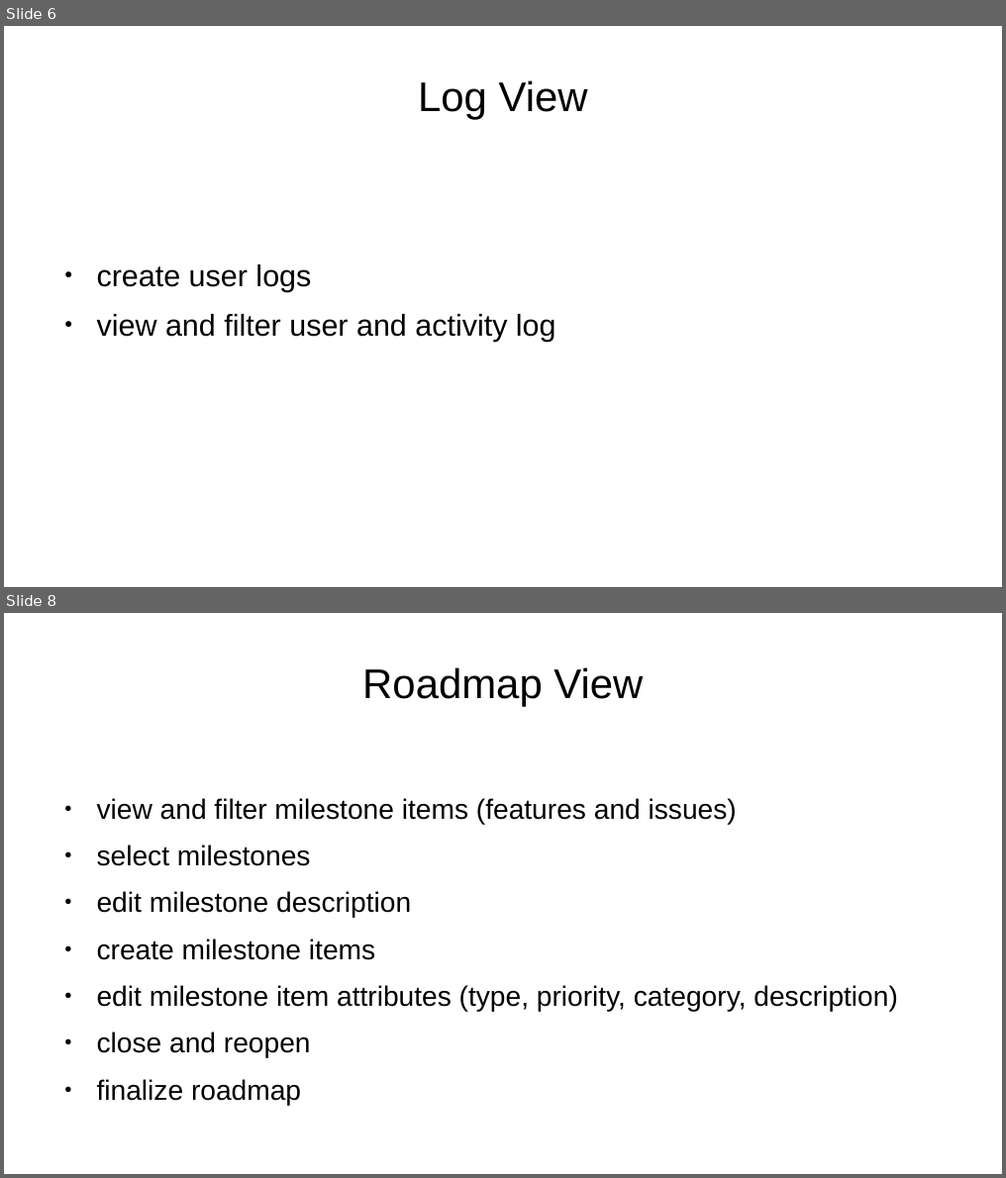
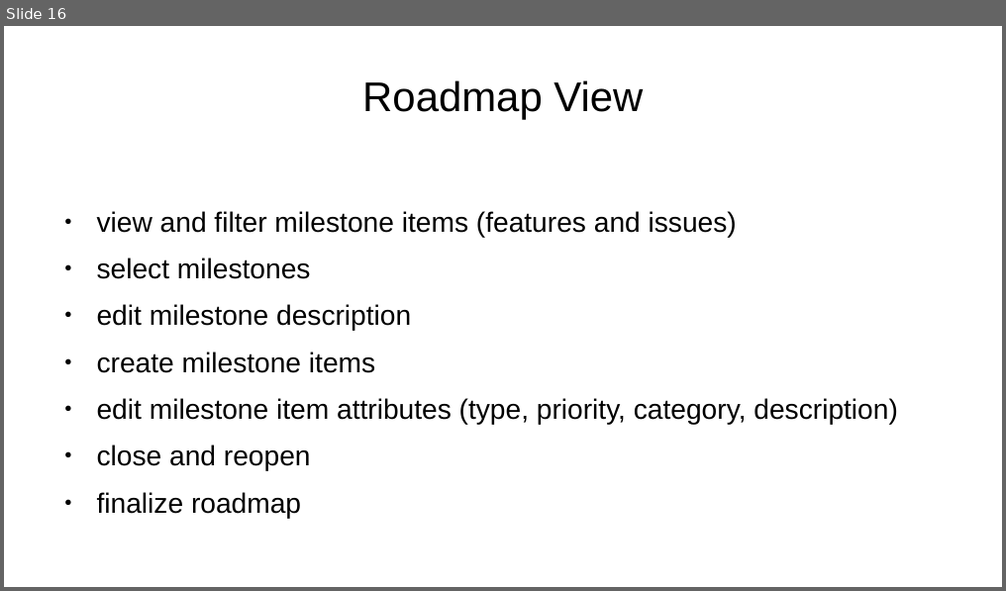
Before and after one commit to skriticos/nelia1, a slide deck: video/nelia1-presentation.odp. Shown one above the other, each under a label of ours: slides 6 and 8 before the commit, slide 16 after it; the slides between them are not shown. The pictures are 1006x1178 and 1006x591 pixels, drawn with LibreOffice and Linux fonts; fonts in the diff are those of the drawing. Boxes give left, top, right and bottom in pixels: in the first picture for what was removed or moved away, otherwise in the second. Text is boxed around its words. In the diff, an @@ line names an element or a change of style, - is before the commit and + after.

```diff
--- a/video/nelia1-presentation.odp
+++ b/video/nelia1-presentation.odp
@@ slide 6 removed at <box>4,26,1002,587</box>, background #FFFFFF @@
@@ title removed at <box>418,80,588,120</box> @@
-Log View
@@ text removed at <box>97,265,556,342</box> @@
-● create user logs
-● view and filter user and activity log
@@ what was slide 8 is now slide 16 @@
```
Also in this commit, not shown: 3 slides changed, 13 slides added, 4 other slides removed.
